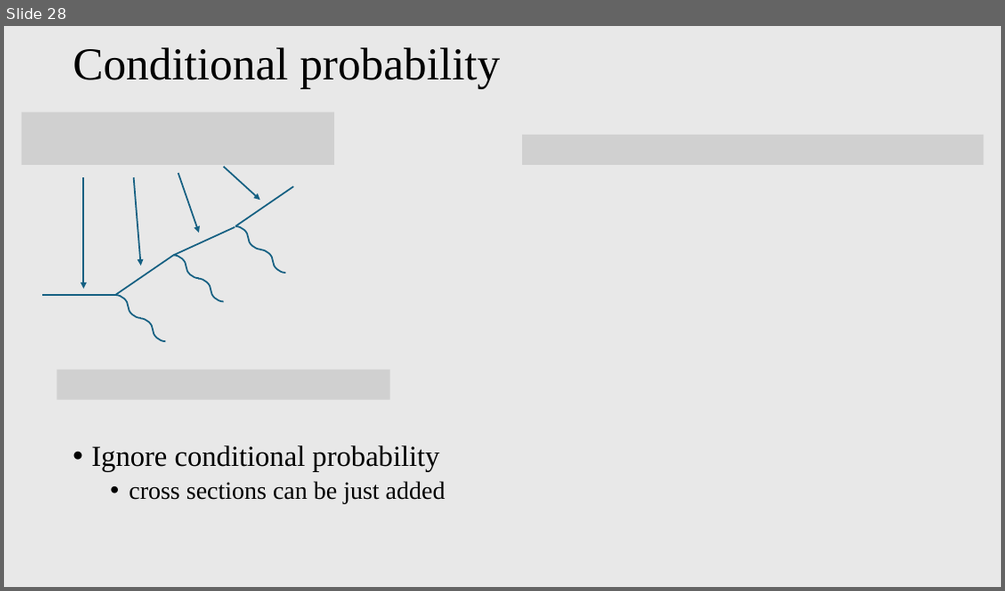
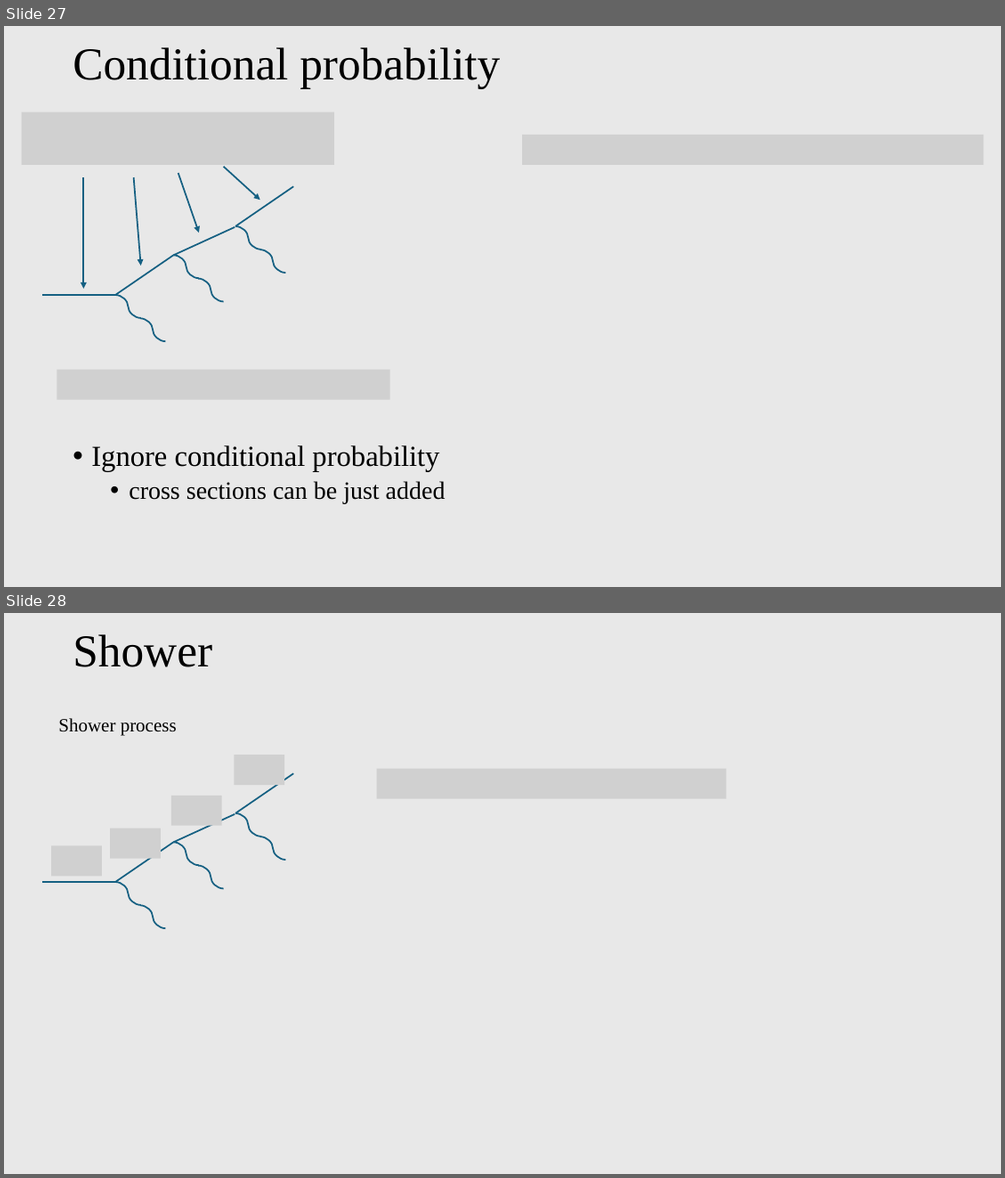
Before and after one commit to PeiranLi001/mCP_BDX, a slide deck: presentation/mCP_BDX.pptx. Shown one above the other, each under a label of ours: slide 28 before the commit, slides 27 and 28 after it. The pictures are 1005x591 and 1005x1178 pixels, drawn with LibreOffice and Linux fonts; fonts in the diff are those of the drawing; grey boxes stand for pictures. Boxes give left, top, right and bottom in pixels: in the first picture for what was removed or moved away, otherwise in the second. Text is boxed around its words. In the diff, an @@ line names an element or a change of style, - is before the commit and + after.

```diff
--- a/presentation/mCP_BDX.pptx
+++ b/presentation/mCP_BDX.pptx
@@ slide 28 added at (4,613,1001,1174), background #E8E8E8 @@
@@ title added at (73,634,212,667), 44 pt, text #000000 @@
+Shower
@@ text added at (58,718,177,735), 18 pt, text #000000 @@
+Shower process
@@ picture added at (235,755,285,784) @@
@@ picture added at (376,769,727,798) @@
@@ picture added at (171,795,222,826) @@
@@ line added from (235, 813) to (293, 774), #156082 1.5 pt @@
@@ line added from (174, 842) to (235, 814), #156082 1.5 pt @@
@@ curved line added from (235, 813) to (261, 836), #156082 1.5 pt @@
@@ picture added at (51,845,102,876) @@
@@ picture added at (110,828,161,859) @@
@@ line added from (115, 882) to (174, 842), #156082 1.5 pt @@
@@ curved line added from (174, 842) to (199, 865), #156082 1.5 pt @@
@@ curved line added from (260, 836) to (286, 860), #156082 1.5 pt @@
@@ curved line added from (198, 866) to (224, 888), #156082 1.5 pt @@
@@ line added from (42, 882) to (115, 882), #156082 1.5 pt @@
@@ curved line added from (115, 882) to (141, 905), #156082 1.5 pt @@
@@ curved line added from (140, 906) to (165, 929), #156082 1.5 pt @@
@@ what was slide 28 is now slide 27 @@
```
Also in this commit, not shown: 2 slides changed, 8 other slides added, 1 slide removed.
